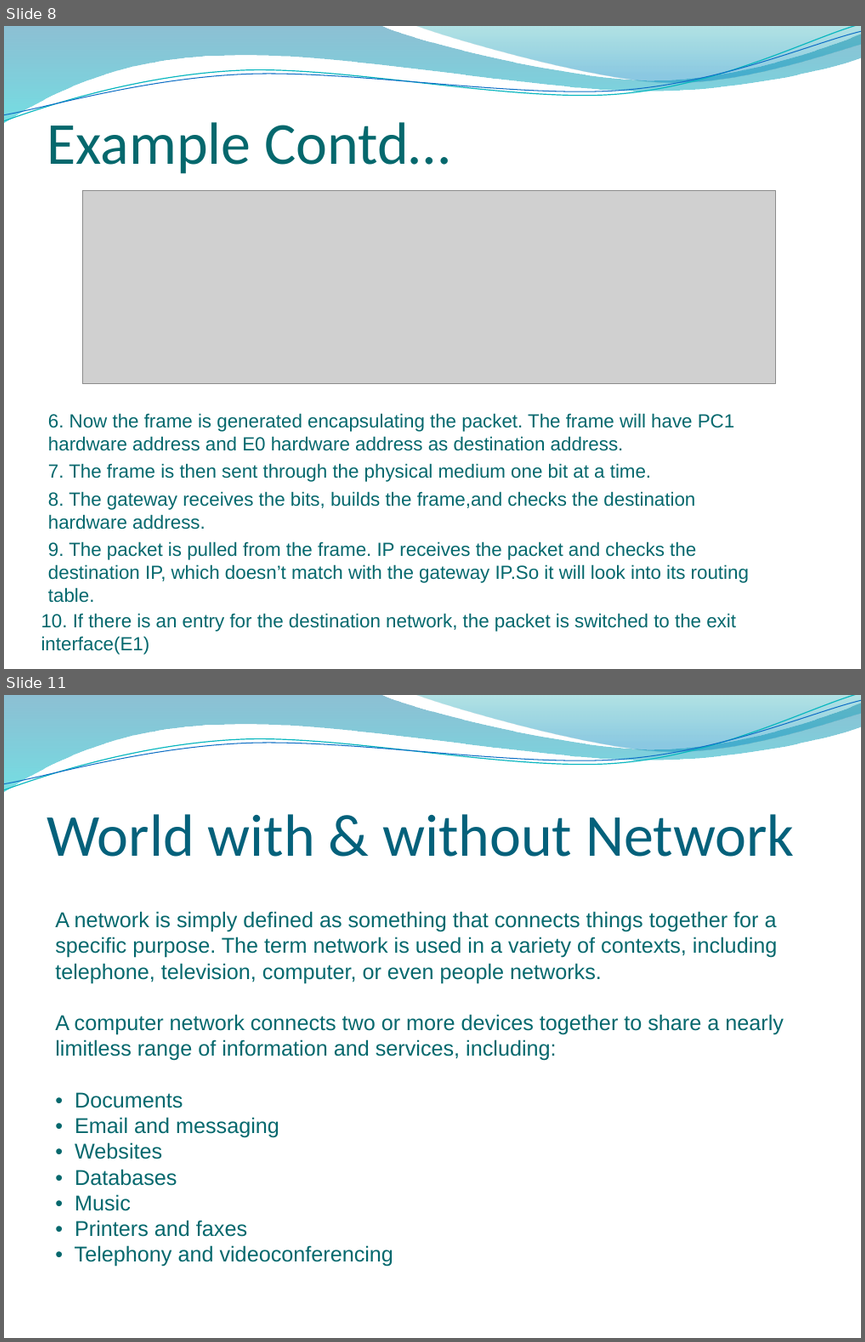
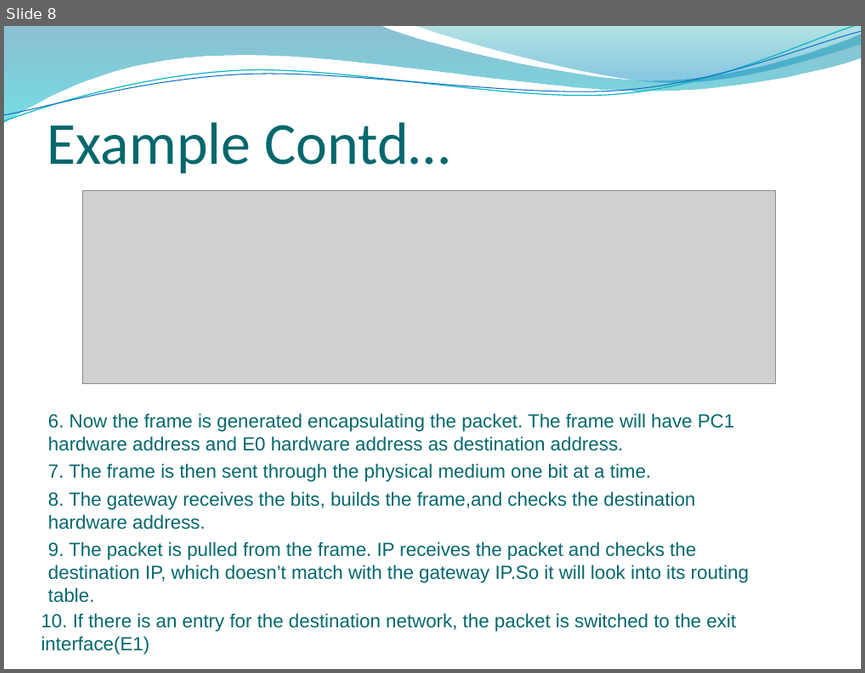
Before and after one commit to yashikadhingra/network-autimation, a slide deck: network_automation.pptx. Shown one above the other, each under a label of ours: slides 8 and 11 before the commit, slide 8 after it; the slides between them are not shown. The pictures are 865x1342 and 865x673 pixels, drawn with LibreOffice and Linux fonts; fonts in the diff are those of the drawing; grey boxes stand for pictures; background and template pictures are left out. Boxes give left, top, right and bottom in pixels: in the first picture for what was removed or moved away, otherwise in the second. Text is boxed around its words. In the diff, an @@ line names an element or a change of style, - is before the commit and + after.

```diff
--- a/network_automation.pptx
+++ b/network_automation.pptx
@@ slide 11 removed at bbox=[4, 695, 861, 1338], background picture (left out); not listed: 4 template elements that a slide beside it also shows @@
@@ title removed at bbox=[46, 814, 794, 857] @@
-World with & without Network
@@ text removed at bbox=[55, 911, 783, 1266] @@
-Α network is simply defined as something that connects things together for a specific purpose. The term network is used in a variety of contexts, including telephone, television, computer, or even people networks.
-A computer network connects two or more devices together to share a nearly limitless range of information and services, including:
-• Documents
-• Email and messaging
-• Websites
-• Databases
-• Music
-• Printers and faxes
-• Telephony and videoconferencing
```
Also in this commit, not shown: 1 slide changed, 7 slides added, 1 other slide removed.
